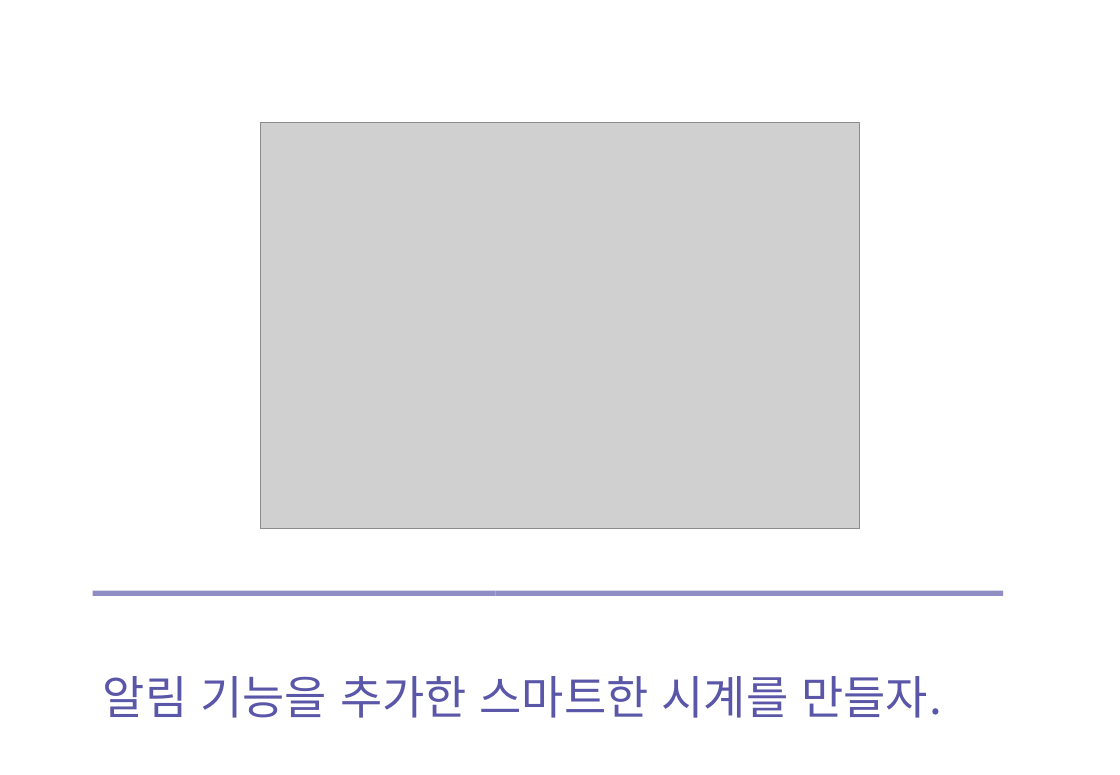
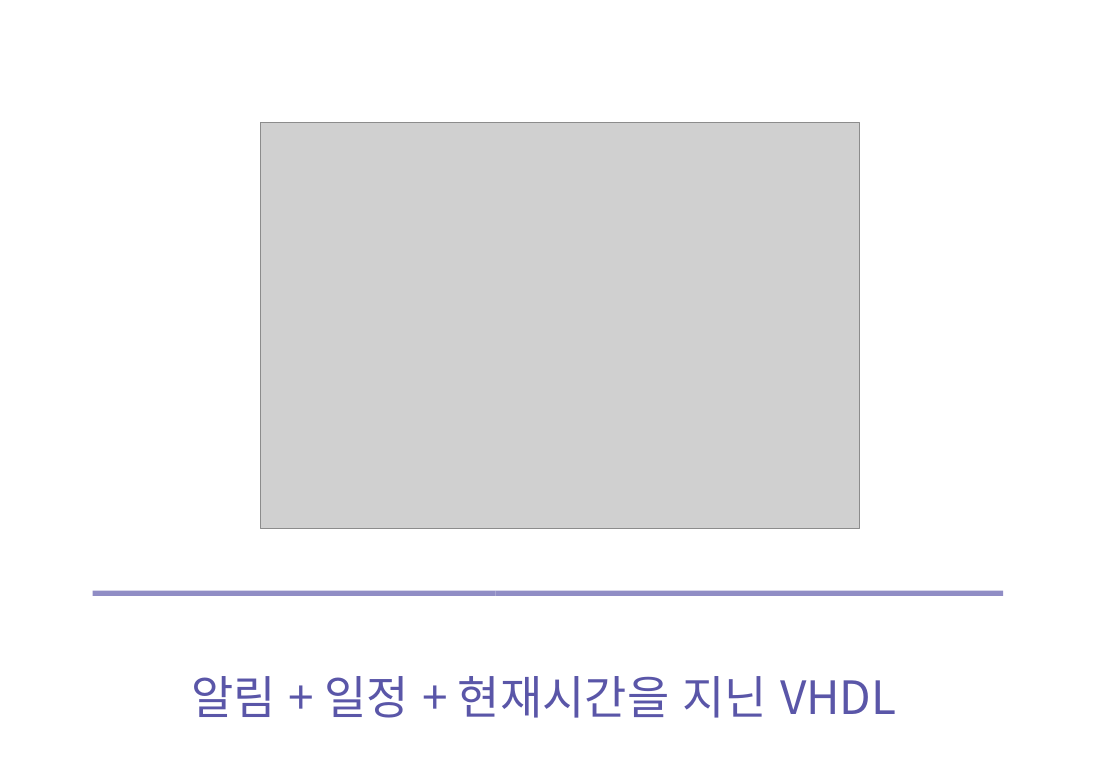
Before and after one commit to SekyuShin/FinalProject_saveFile, a slide deck: slide 4 of VHDL/2주차/18.11.07 - 디시설(김동욱).pptx. Drawn at 1120x775 pixels with LibreOffice and Linux fonts; fonts in the diff are those of the drawing; grey boxes stand for pictures; background and template pictures are left out. Boxes give left, top, right and bottom in pixels: in the first picture for what was removed or moved away, otherwise in the second. Text is boxed around its words. In the diff, an @@ line names an element or a change of style, - is before the commit and + after.

```diff
--- a/VHDL/2주차/18.11.07 - 디시설(김동욱).pptx
+++ b/VHDL/2주차/18.11.07 - 디시설(김동욱).pptx
@@ text at (191,676,896,718): text changed @@
-알림 기능을 추가한 스마트한 시계를 만들자.
+알림 + 일정 + 현재시간을 지닌 VHDL
```
Also in this commit, not shown: 7 other slides changed, 6 slides added, 4 slides removed, 7 other files.
